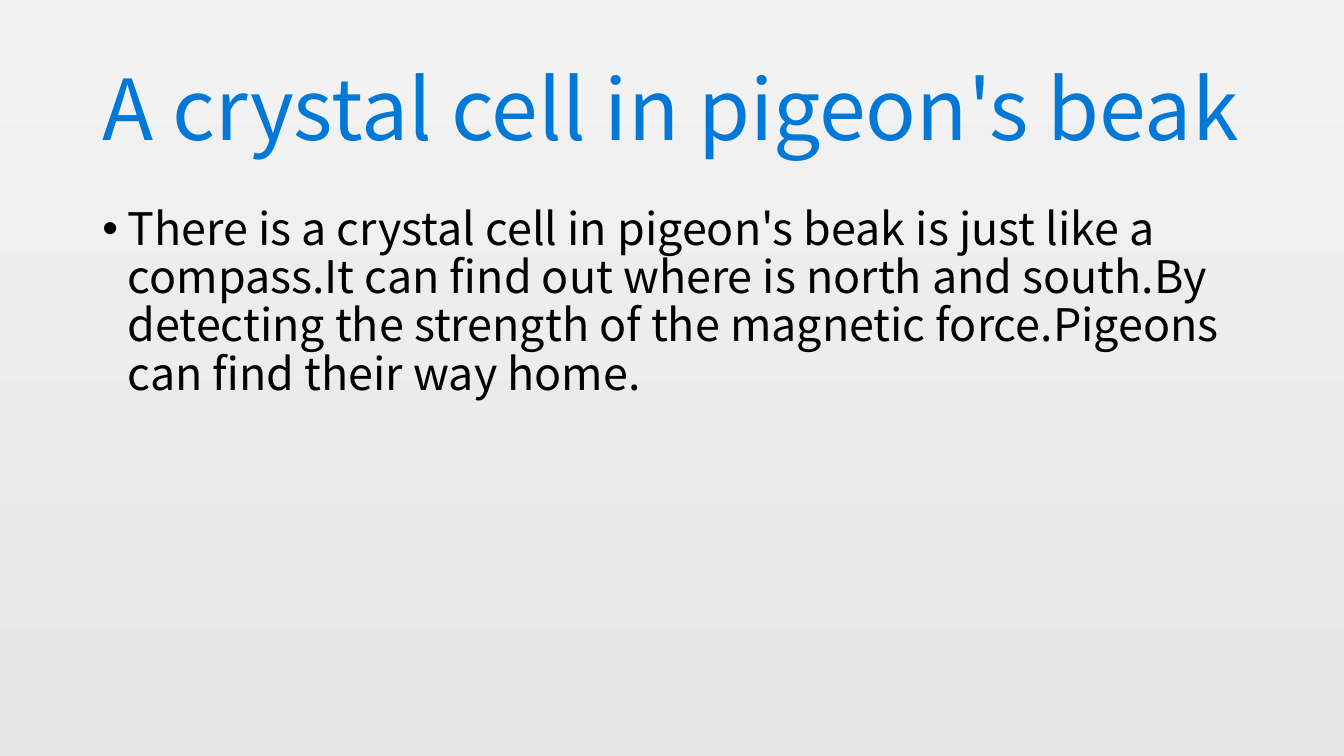
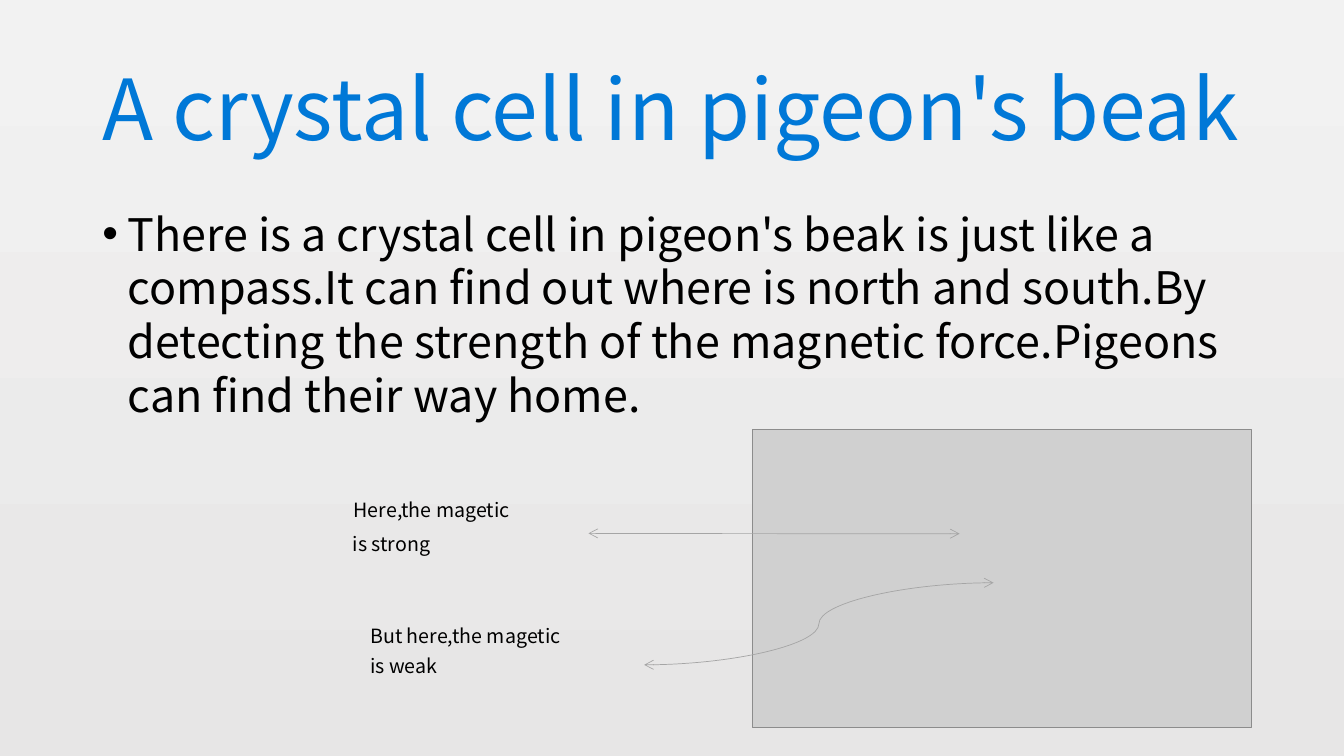
Before and after one commit to TimGeeng/72tim, a slide deck: slide 6 of How does a carrier pigeon work.pptx. Drawn at 1344x756 pixels with LibreOffice and Linux fonts; fonts in the diff are those of the drawing; grey boxes stand for pictures. Boxes give left, top, right and bottom in pixels: in the first picture for what was removed or moved away, otherwise in the second. Text is boxed around its words. In the diff, an @@ line names an element or a change of style, - is before the commit and + after.

```diff
--- a/How does a carrier pigeon work.pptx
+++ b/How does a carrier pigeon work.pptx
@@ text at [128,215,1219,423]: line spacing 0.9 to 1 @@
@@ picture added at [752,430,1251,728] @@
@@ text at [353,501,561,674]: paragraphs added @@
+Here,the magetic
+is strong
+But here,the magetic
+is weak
@@ curved double arrow added from (960, 533) to (589, 533), #A5A5A5 0.5 pt @@
@@ curved double arrow added from (994, 583) to (644, 665), #A5A5A5 0.5 pt @@
```
